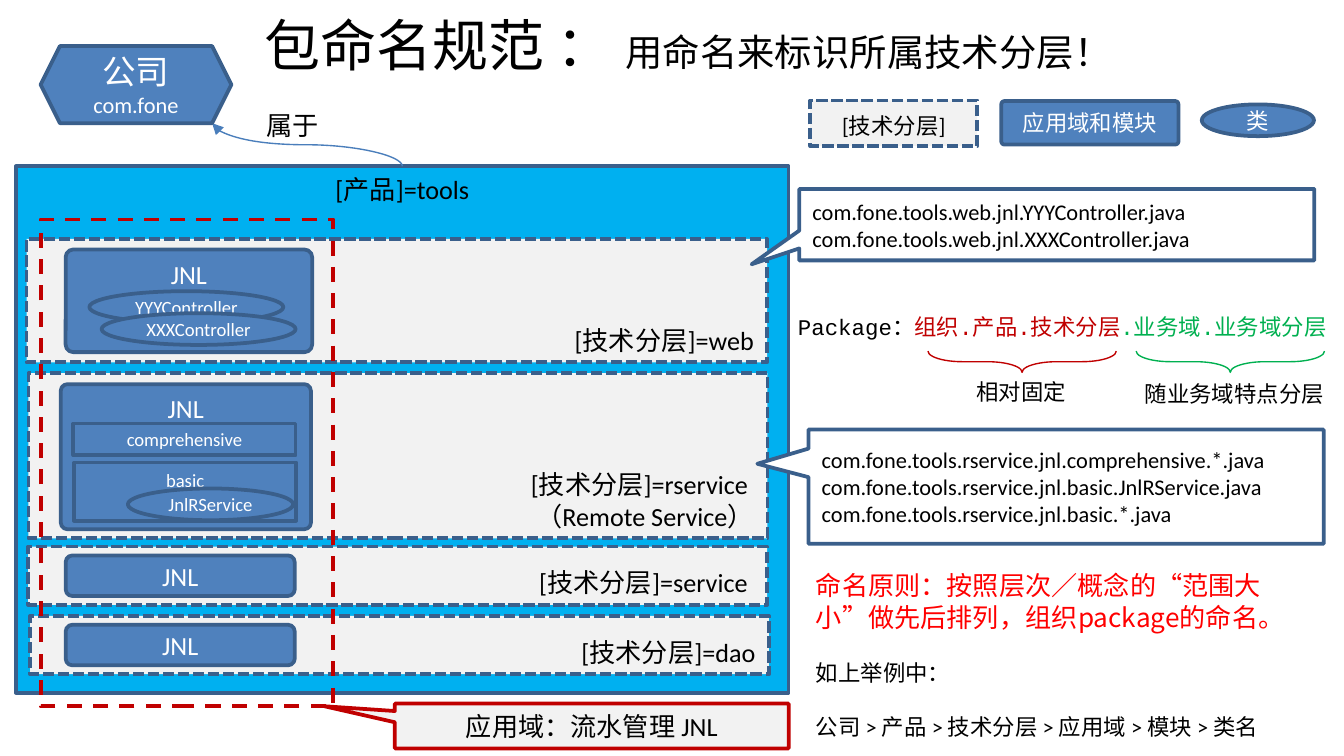
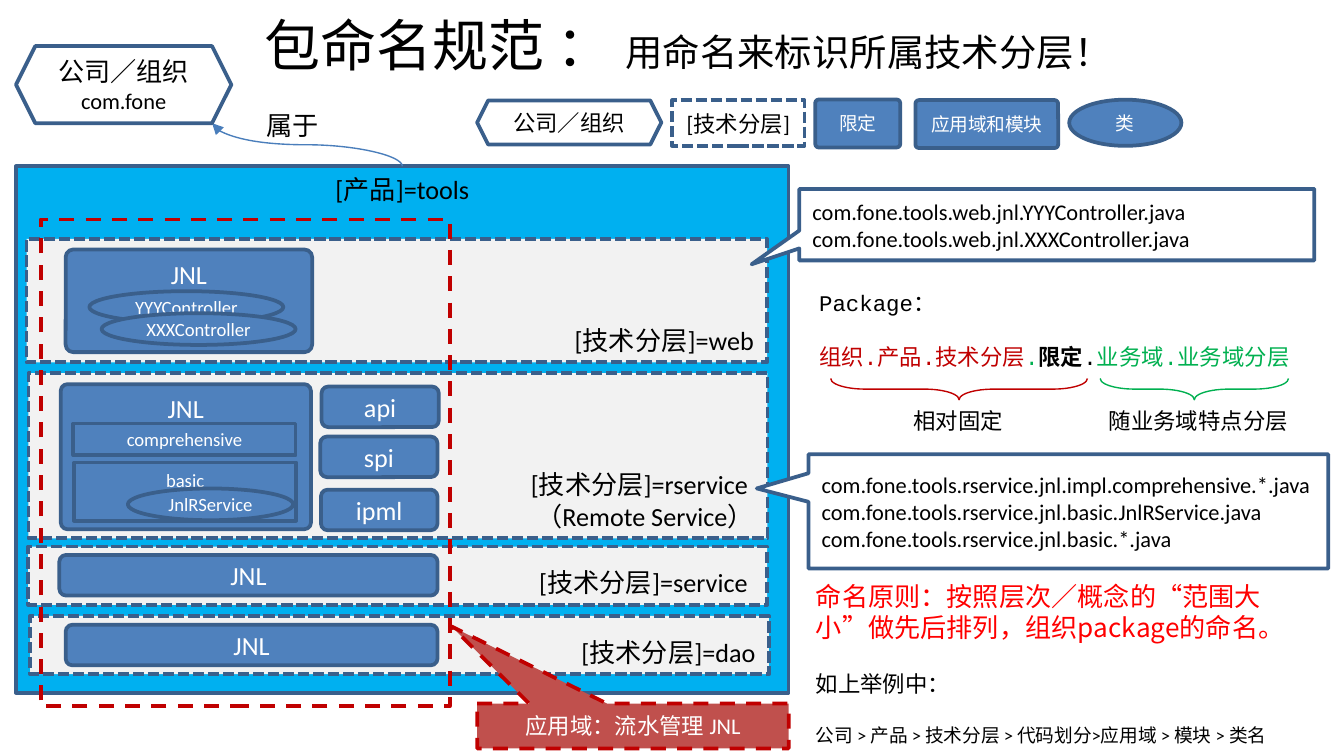
Before and after one commit to shiyunlai/tistools, a slide deck: slide 23 of readme/TIStools.pptx. Drawn at 1344x756 pixels with LibreOffice and Linux fonts; fonts in the diff are those of the drawing. Boxes give left, top, right and bottom in pixels: in the first picture for what was removed or moved away, otherwise in the second. Text is boxed around its words. In the diff, an @@ line names an element or a change of style, - is before the commit and + after.

Commit message:
完善package命名规范
组织.技术分层.限定.模块.类

```diff
--- a/readme/TIStools.pptx
+++ b/readme/TIStools.pptx
@@ hexagon "公司／组织": place and size @@
-hexagon "公司／组织" at bbox=[40, 46, 231, 122]
+hexagon "公司／组织" at bbox=[16, 46, 231, 122]
@@ hexagon "公司／组织" at bbox=[16, 46, 231, 122]: fill #4F81BD to #FFFFFF @@
@@ text in hexagon at bbox=[58, 59, 189, 83]: text changed; size 18 to 14 pt; text colour #FFFFFF to #000000 @@
-公司
+公司／组织
@@ text in hexagon at bbox=[81, 93, 166, 109]: text colour #FFFFFF to #000000 in "com.fone" @@
@@ hexagon added at bbox=[477, 101, 661, 145], fill #FFFFFF, outline #3A5F8C 2 pt, 12 pt, text #000000 @@
+公司／组织
@@ rectangle "[技术分层]": place and size @@
-rectangle "[技术分层]" at bbox=[810, 101, 977, 146]
+rectangle "[技术分层]" at bbox=[672, 101, 805, 146]
@@ rectangle "[技术分层]" at bbox=[672, 101, 805, 146]: vertical alignment bottom to middle; fill #F2F2F2 to #FFFFFF @@
@@ rounded rectangle added at bbox=[816, 99, 900, 148], fill #4F81BD, outline #3A5F8C 2 pt, 10 pt, text #FFFFFF @@
+限定
@@ rounded rectangle "应用域和模块": place and size @@
-rounded rectangle "应用域和模块" at bbox=[1001, 101, 1179, 144]
+rounded rectangle "应用域和模块" at bbox=[915, 101, 1058, 149]
@@ rounded rectangle "应用域和模块" at bbox=[915, 101, 1058, 149]: size 12 to 10 pt; vertical alignment top to middle @@
@@ ellipse "类": place and size @@
-ellipse "类" at bbox=[1202, 105, 1313, 137]
+ellipse "类" at bbox=[1070, 99, 1181, 145]
@@ ellipse "类" at bbox=[1070, 99, 1181, 145]: size 12 to 10 pt @@
@@ rectangle: place and size @@
-rectangle at bbox=[40, 219, 333, 706]
+rectangle at bbox=[40, 219, 449, 706]
@@ text at bbox=[819, 295, 1289, 367]: text changed; text colour #C00000 to #000000 @@
-Package：组织.产品.技术分层.业务域.业务域分层
+Package：
+组织.产品.技术分层.限定.业务域.业务域分层
@@ rounded rectangle added at bbox=[321, 387, 438, 427], fill #4F81BD, outline #3A5F8C 2 pt, 14 pt, text #FFFFFF @@
+api
@@ left brace: place and size @@
-left brace at bbox=[929, 351, 1117, 372]
+left brace at bbox=[831, 378, 1088, 400]
@@ left brace: place and size @@
-left brace at bbox=[1137, 351, 1325, 372]
+left brace at bbox=[1101, 378, 1289, 399]
@@ text "相对固定": place and size @@
-text "相对固定" at bbox=[977, 381, 1067, 402]
+text "相对固定" at bbox=[913, 410, 1003, 431]
@@ text "随业务域特点分层": place and size @@
-text "随业务域特点分层" at bbox=[1145, 383, 1324, 404]
+text "随业务域特点分层" at bbox=[1109, 410, 1288, 431]
@@ rounded rectangle added at bbox=[320, 437, 437, 477], fill #4F81BD, outline #3A5F8C 2 pt, 14 pt, text #FFFFFF @@
+spi
@@ speech box "com.fone.tools.rservice.jnl.impl.comprehensive.*.java": place and size @@
-speech box "com.fone.tools.rservice.jnl.impl.comprehensive.*.java" at bbox=[809, 430, 1324, 544]
+speech box "com.fone.tools.rservice.jnl.impl.comprehensive.*.java" at bbox=[809, 454, 1329, 569]
@@ text in speech box at bbox=[822, 477, 1310, 497]: text changed @@
-com.fone.tools.rservice.jnl.comprehensive.*.java
+com.fone.tools.rservice.jnl.impl.comprehensive.*.java
@@ rounded rectangle added at bbox=[321, 489, 438, 530], fill #4F81BD, outline #3A5F8C 2 pt, 14 pt, text #FFFFFF @@
+ipml
@@ rounded rectangle "JNL": place and size @@
-rounded rectangle "JNL" at bbox=[66, 555, 294, 595]
+rounded rectangle "JNL" at bbox=[59, 555, 437, 595]
@@ text "命名原则：按照层次／概念的“范围大小”做先后排列，组织package的命名。": place and size @@
-text "命名原则：按照层次／概念的“范围大小”做先后排列，组织package的命名。" at bbox=[816, 572, 1285, 737]
+text "命名原则：按照层次／概念的“范围大小”做先后排列，组织package的命名。" at bbox=[816, 583, 1285, 744]
@@ rounded rectangle "JNL": place and size @@
-rounded rectangle "JNL" at bbox=[66, 625, 294, 665]
+rounded rectangle "JNL" at bbox=[66, 625, 438, 665]
@@ speech box "应用域：流水管理 JNL": place and size @@
-speech box "应用域：流水管理 JNL" at bbox=[395, 704, 789, 749]
+speech box "应用域：流水管理 JNL" at bbox=[477, 704, 789, 749]
@@ speech box "应用域：流水管理 JNL" at bbox=[477, 704, 789, 749]: size 14 to 12 pt, text colour #000000 to #FFFFFF; fill #F2F2F2 to #C0504D; outline #C00000 2 pt to #C00000 2 pt dashed; proportions changed @@
@@ text at bbox=[816, 726, 1266, 744]: text changed; size 12 to 10 pt @@
-公司 > 产品 > 技术分层 > 应用域 > 模块 > 类名
+公司 > 产品 > 技术分层 > 代码划分>应用域 > 模块 > 类名
```
